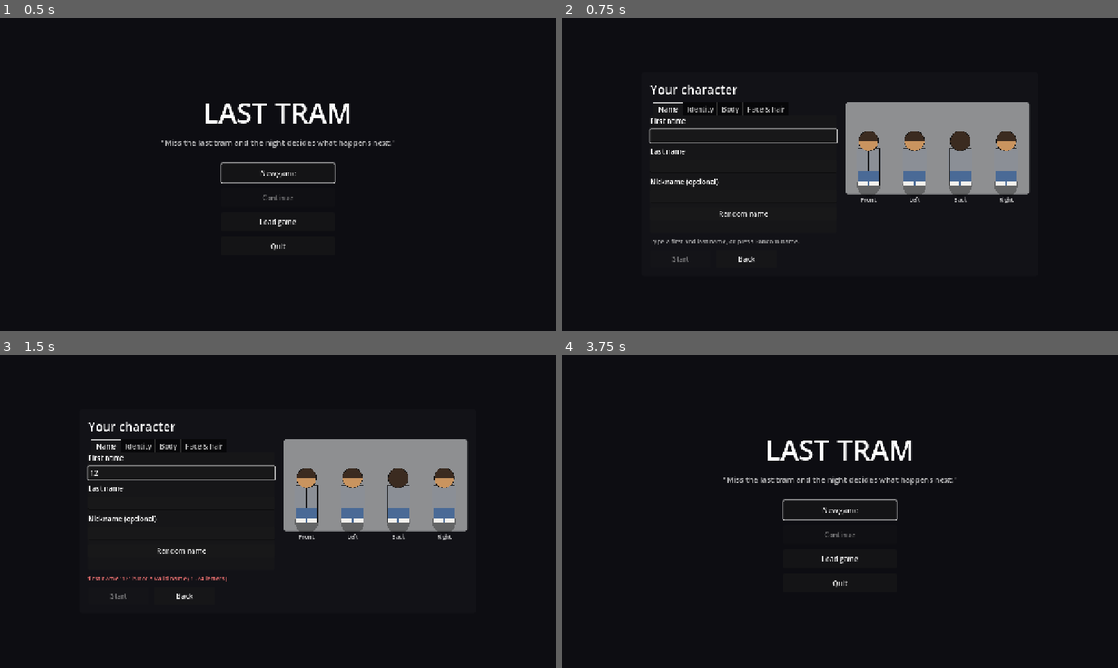
Above: before the commit, frames 1-4 (two rows, left to right).
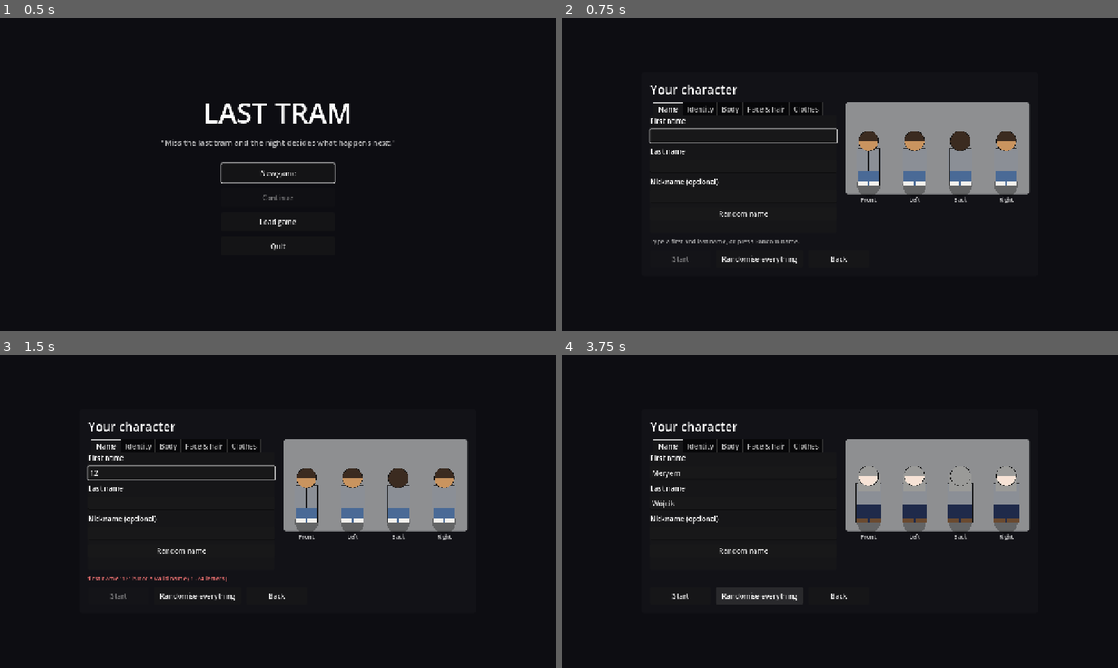
Above: after the commit, the same moments.

Repository: musterm4nn-alt/last-tram
Game: Godot game, scene res://game/main.tscn
Same seed, same stepped clock (60 frames per second), same inputs: the game is played once before the commit and once after it.
Inputs (mouse positions are in pixels of both pictures, inside the frame that each line leads up to):
- Up to frame 1 (0.5 s): no input
- Up to frame 2 (0.75 s): click "New game" at 0.5 s
- Up to frame 3 (1.5 s): click (183, 473) at 1.27 s; type "12" at 1.35 s
- Up to frame 4 (3.75 s): click (745, 502) at 1.5 s; type "12" at 1.58 s; click (745, 533) at 1.73 s; type "12" at 1.82 s; click "Random name" at 2 s; click "Random name" at 2.75 s; click "Back" (after the commit: "Randomise everything") at 3.5 s

Frame 1 is identical in both runs. In frame 2, 0.2% of the frame differs, in the area x 28-52%, y 26-79%; in frame 3, 0.2%; in frame 4, 12%, in the area x 15-85%, y 21-80%.

Commit message:
T-0029: character creator Clothes tab and Randomise buttons
Co-Authored-By: Claude Opus 5.5 <noreply@anthropic.com>

Diff:
--- a/game/main.gd
+++ b/game/main.gd
@@ -84,6 +84,7 @@
 			var creator_rng := RandomNumberGenerator.new()
 			creator_rng.seed = _options.creator_seed
 			_creator.start_from(CharacterSpec.random(Session.content, creator_rng))
+			_creator.use_seed(_options.creator_seed)
 		_creator.visible = false
 		add_child(_creator)
 		_creator.back_pressed.connect(_show_menu)
--- a/game/ui/character_creator.gd
+++ b/game/ui/character_creator.gd
@@ -1,8 +1,9 @@
 class_name CharacterCreator
 extends CanvasLayer
-## The character creator (New game): tabs for Name, Identity, Body and Face & hair, a live
-## preview from all four sides, and Start / Back. Every choice goes through a CreatorModel.
-## Enter = Start (when valid), Esc = Back, even while typing a name.
+## The character creator (New game): tabs for Name, Identity, Body, Face & hair and Clothes,
+## each with a Randomise button, a live preview from all four sides, and Start / Randomise
+## everything / Back. Every choice goes through a CreatorModel. Enter = Start (when valid),
+## Esc = Back, even while typing a name.
 
 ## Start was pressed with a valid character.
 signal start_pressed(spec: CharacterSpec)
@@ -12,8 +13,8 @@
 const HINT_COLOR: Color = Color(1, 1, 1, 0.6)
 const ERROR_COLOR: Color = Color("#e06c6c")
 ## Tab ids in order, and their titles.
-const TABS: PackedStringArray = ["name", "identity", "body", "face"]
-const TAB_TITLES: PackedStringArray = ["Name", "Identity", "Body", "Face & hair"]
+const TABS: PackedStringArray = ["name", "identity", "body", "face", "clothes"]
+const TAB_TITLES: PackedStringArray = ["Name", "Identity", "Body", "Face & hair", "Clothes"]
 const LABEL_WIDTH: float = 110.0
 
 var model: CreatorModel
@@ -31,12 +32,18 @@
 var _height: SpinBox
 ## Feature id -> its checkbox.
 var _feature_boxes: Dictionary[String, CheckBox] = {}
+var _clothes: CreatorClothesTab
+## Randomise buttons draw from this (seeded by --creator-seed, else random).
+var _rng: RandomNumberGenerator = RandomNumberGenerator.new()
+var _rng_seeded: bool = false
 
 
 func _ready() -> void:
 	layer = 21
 	if model == null:
 		model = CreatorModel.new(Session.content)
+	if not _rng_seeded:
+		_rng.randomize()
 	var dim := ColorRect.new()
 	dim.color = Color(0.03, 0.03, 0.05, 0.92)
 	dim.set_anchors_preset(Control.PRESET_FULL_RECT)
@@ -68,6 +75,14 @@
 	_build_identity_tab(_tab("Identity"))
 	_build_body_tab(_tab("Body"))
 	_build_face_tab(_tab("Face & hair"))
+	_clothes = CreatorClothesTab.new()
+	_clothes.name = "Clothes"
+	_tabs.add_child(_clothes)
+	_clothes.build(model)
+	_clothes.changed.connect(_sync_from_model)
+	# The Name tab's "Random name" button is its Randomise.
+	for index: int in range(1, TABS.size()):
+		_randomise_button(_tabs.get_child(index) as VBoxContainer, TABS[index])
 	_preview = FigurePreview.new()
 	columns.add_child(_preview)
 	_error = Label.new()
@@ -83,6 +98,13 @@
 	_start.custom_minimum_size = Vector2(140, 40)
 	_start.pressed.connect(_try_start)
 	row.add_child(_start)
+	var everything := Button.new()
+	everything.text = "Randomise everything"
+	everything.custom_minimum_size = Vector2(200, 40)
+	everything.pressed.connect(func() -> void:
+		model.randomise_all(_rng)
+		_sync_from_model())
+	row.add_child(everything)
 	var back := Button.new()
 	back.text = "Back"
 	back.custom_minimum_size = Vector2(140, 40)
@@ -101,7 +123,14 @@
 		_sync_from_model()
 
 
-## Shows the tab with this id ("name", "identity", "body", "face"); unknown ids are ignored.
+## Randomise buttons draw from a generator with this seed (for repeatable screenshots).
+func use_seed(seed_value: int) -> void:
+	_rng.seed = seed_value
+	_rng_seeded = true
+
+
+## Shows the tab with this id ("name", "identity", "body", "face", "clothes"); unknown ids
+## are ignored.
 func show_tab(id: String) -> void:
 	var index := TABS.find(id)
 	if index >= 0:
@@ -253,23 +282,33 @@
 
 ## Shows the model's current values in every control, the preview and the Start button.
 func _sync_from_model() -> void:
+	_first.text = model.spec.first_name
+	_last.text = model.spec.last_name
+	_nick.text = model.spec.nickname
 	for field: String in _pickers:
 		_pickers[field].text = model.option_name(field, model.value(field))
 	_age.set_value_no_signal(model.spec.age_years)
 	_height.set_value_no_signal(model.spec.appearance.height_cm)
 	for id: String in _feature_boxes:
 		_feature_boxes[id].set_pressed_no_signal(model.spec.appearance.features.has(id))
+	_clothes.sync(model)
 	_refresh()
 
 
+## A "Randomise" button at the end of a tab: new choices for that section only.
+func _randomise_button(page: VBoxContainer, section: String) -> void:
+	var button := Button.new()
+	button.text = "Randomise"
+	button.size_flags_horizontal = Control.SIZE_SHRINK_BEGIN
+	button.pressed.connect(func() -> void:
+		model.randomise(section, _rng)
+		_sync_from_model())
+	page.add_child(button)
+
+
 func _on_random_name() -> void:
-	var rng := RandomNumberGenerator.new()
-	rng.randomize()
-	model.randomise("name", rng)
-	_first.text = model.spec.first_name
-	_last.text = model.spec.last_name
-	_nick.text = model.spec.nickname
-	_refresh()
+	model.randomise("name", _rng)
+	_sync_from_model()
 
 
 func _try_start() -> void:
--- /dev/null
+++ b/game/ui/creator_clothes_tab.gd
@@ -0,0 +1,104 @@
+class_name CreatorClothesTab
+extends VBoxContainer
+## The character creator's Clothes tab: one row per clothing slot with starter items. Each
+## row steps through the items (or "None" for optional slots) and offers the item's colours
+## as swatches; the chosen colour has a light border. Emits `changed` after every choice.
+
+## The model changed; the creator refreshes the preview and Start.
+signal changed
+
+const SWATCH_SIZE: Vector2 = Vector2(22, 22)
+const SLOT_WIDTH: float = 64.0
+const ITEM_WIDTH: float = 120.0
+const CHOSEN_BORDER: Color = Color(0.95, 0.95, 0.95)
+## A thin outline on every swatch, so black shows on the dark panel.
+const SWATCH_BORDER: Color = Color(1, 1, 1, 0.35)
+
+var _model: CreatorModel
+## Slot -> the label showing the worn item.
+var _items: Dictionary[String, Label] = {}
+## Slot -> the row of colour swatches.
+var _swatches: Dictionary[String, HBoxContainer] = {}
+
+
+## Builds one row per slot for `model` (call once).
+func build(model: CreatorModel) -> void:
+	_model = model
+	add_theme_constant_override("separation", 6)
+	for slot: String in ClothingDef.SLOTS:
+		var options := model.clothing_options(slot)
+		if options.is_empty() or (options.size() == 1 and options[0] == ""):
+			continue
+		var row := HBoxContainer.new()
+		row.add_theme_constant_override("separation", 6)
+		add_child(row)
+		var label := Label.new()
+		label.text = slot.capitalize()
+		label.custom_minimum_size = Vector2(SLOT_WIDTH, 0)
+		row.add_child(label)
+		row.add_child(_arrow("◀", _on_step.bind(slot, -1)))
+		var shown := Label.new()
+		shown.custom_minimum_size = Vector2(ITEM_WIDTH, 0)
+		shown.horizontal_alignment = HORIZONTAL_ALIGNMENT_CENTER
+		row.add_child(shown)
+		row.add_child(_arrow("▶", _on_step.bind(slot, 1)))
+		var swatches := HBoxContainer.new()
+		swatches.add_theme_constant_override("separation", 2)
+		row.add_child(swatches)
+		_items[slot] = shown
+		_swatches[slot] = swatches
+
+
+## Shows `model`'s outfit (it may be a new model, e.g. after a seeded start).
+func sync(model: CreatorModel) -> void:
+	_model = model
+	for slot: String in _items:
+		var def := Session.content.clothing_def(model.clothing(slot))
+		_items[slot].text = def.name if def != null else "None"
+		_rebuild_swatches(slot)
+
+
+func _rebuild_swatches(slot: String) -> void:
+	var row := _swatches[slot]
+	for child: Node in row.get_children():
+		row.remove_child(child)
+		child.queue_free()
+	var worn := _model.spec.outfit.get_item(slot)
+	for colour_id: String in _model.colour_options(slot):
+		var option: ColorOption = Session.content.clothing_colours.get(colour_id)
+		var swatch := Button.new()
+		swatch.custom_minimum_size = SWATCH_SIZE
+		swatch.focus_mode = Control.FOCUS_NONE
+		swatch.tooltip_text = option.name if option != null else colour_id
+		var style := StyleBoxFlat.new()
+		style.bg_color = option.color if option != null else ViewConfig.UNKNOWN_ID_COLOR
+		style.set_corner_radius_all(3)
+		style.set_border_width_all(1)
+		style.border_color = SWATCH_BORDER
+		if worn != null and worn.colour == colour_id:
+			style.set_border_width_all(2)
+			style.border_color = CHOSEN_BORDER
+		for state: String in ["normal", "hover", "pressed", "focus"]:
+			swatch.add_theme_stylebox_override(state, style)
+		swatch.pressed.connect(_on_colour.bind(slot, colour_id))
+		row.add_child(swatch)
+
+
+func _arrow(text: String, action: Callable) -> Button:
+	var button := Button.new()
+	button.text = text
+	button.pressed.connect(action)
+	return button
+
+
+func _on_step(slot: String, direction: int) -> void:
+	if direction > 0:
+		_model.next_clothing(slot)
+	else:
+		_model.previous_clothing(slot)
+	changed.emit()
+
+
+func _on_colour(slot: String, colour_id: String) -> void:
+	_model.set_colour(slot, colour_id)
+	changed.emit()
--- a/tests/game/test_character_creator.gd
+++ b/tests/game/test_character_creator.gd
@@ -159,6 +159,73 @@
 	_drop(screen)
 
 
+# --- Clothes and randomising (T-0029) ------------------------------------------------------
+
+## The ▶ button of a clothes row (the row holds: slot, ◀, item name, ▶, swatches).
+func _clothes_forward(screen: CharacterCreator, slot: String) -> Button:
+	return screen._clothes._items[slot].get_parent().get_child(3)
+
+
+func test_the_clothes_tab_has_a_row_per_slot() -> void:
+	var screen := _make_screen()
+	assert_eq(screen._clothes._items.size(), ClothingDef.SLOTS.size(), "every slot has starter items")
+	var before := screen.model.clothing("bottom")
+	_clothes_forward(screen, "bottom").pressed.emit()
+	assert_ne(screen.model.clothing("bottom"), before)
+	assert_eq(screen._clothes._items["bottom"].text, content().clothing_def(screen.model.clothing("bottom")).name)
+	for i: int in 10:
+		if screen.model.clothing("head") == "":
+			break
+		_clothes_forward(screen, "head").pressed.emit()
+	assert_eq(screen._clothes._items["head"].text, "None", "an optional slot can be empty")
+	_drop(screen)
+
+
+func test_a_swatch_picks_the_colour_and_moves_the_highlight() -> void:
+	var screen := _make_screen()
+	var colours := screen.model.colour_options("bottom")
+	assert_true(colours.size() >= 2)
+	var row := screen._clothes._swatches["bottom"]
+	(row.get_child(1) as Button).pressed.emit()
+	assert_eq(screen.model.spec.outfit.get_item("bottom").colour, colours[1])
+	for index: int in row.get_child_count():
+		var style := (row.get_child(index) as Button).get_theme_stylebox("normal") as StyleBoxFlat
+		assert_eq(style.border_width_top, 2 if index == 1 else 1, "swatch %d" % index)
+		assert_eq(style.border_color, CreatorClothesTab.CHOSEN_BORDER if index == 1 else CreatorClothesTab.SWATCH_BORDER)
+	_drop(screen)
+
+
+func test_each_tabs_randomise_changes_only_its_section() -> void:
+	for index: int in range(1, CharacterCreator.TABS.size()):
+		var section: String = CharacterCreator.TABS[index]
+		var screen := _make_screen()
+		screen.use_seed(5)
+		_type(screen, "Mira", "Jovanović", "")
+		var before := screen.model.spec.to_dict()
+		var page := screen._tabs.get_child(index)
+		(page.get_child(page.get_child_count() - 1) as Button).pressed.emit()
+		var after := screen.model.spec.to_dict()
+		assert_eq(after["first_name"], "Mira", "randomising %s kept the name" % section)
+		if section != "clothes":
+			assert_eq(after["outfit"], before["outfit"], "randomising %s kept the clothes" % section)
+		if section != "identity":
+			assert_eq(after["gender"], before["gender"], "randomising %s kept the gender" % section)
+		assert_ne(Ser.to_json(after), Ser.to_json(before), "randomising %s changed something" % section)
+		_drop(screen)
+
+
+func test_randomise_everything_makes_a_valid_character_and_shows_it() -> void:
+	var screen := _make_screen()
+	screen.use_seed(9)
+	var row := screen._start.get_parent()
+	(row.get_child(1) as Button).pressed.emit()
+	assert_eq(screen.model.errors(), PackedStringArray())
+	assert_eq(screen._first.text, screen.model.spec.first_name)
+	assert_false(screen._start.disabled)
+	assert_eq(screen._pickers["hair_style"].text, screen.model.option_name("hair_style", screen.model.value("hair_style")))
+	_drop(screen)
+
+
 func _type(screen: CharacterCreator, first: String, last: String, nick: String) -> void:
 	screen._first.text = first
 	screen._last.text = last
Not shown, added: game/ui/creator_clothes_tab.gd.uid
Not shown, changed: tickets/T-0029-creator-clothes-randomise.md
